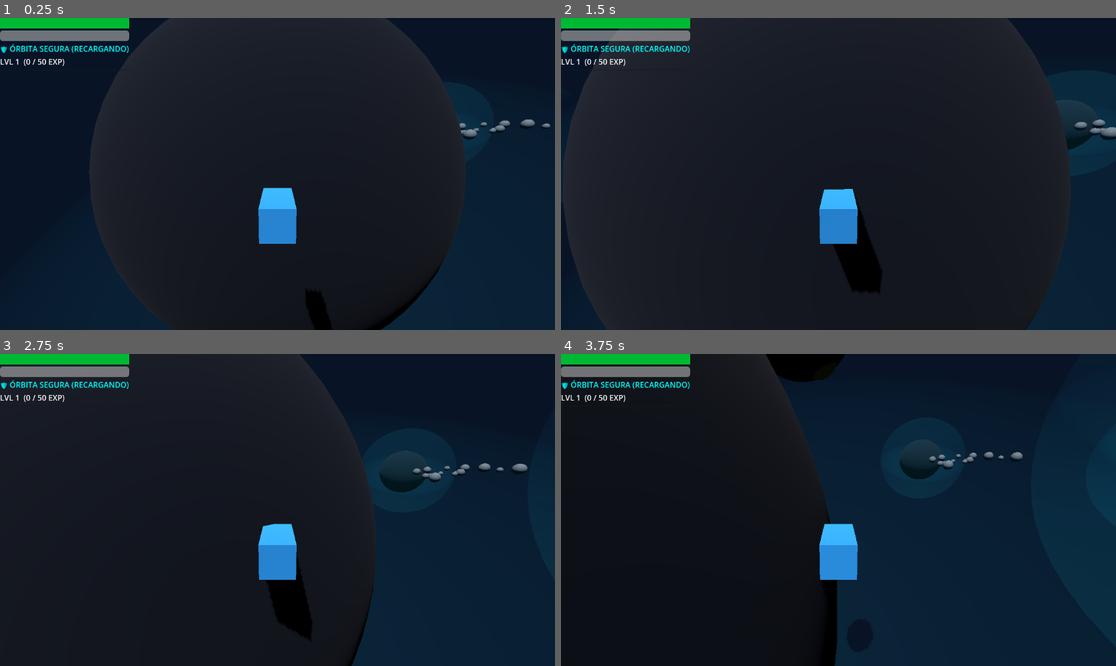
Above: before the commit, frames 1-4 (two rows, left to right).
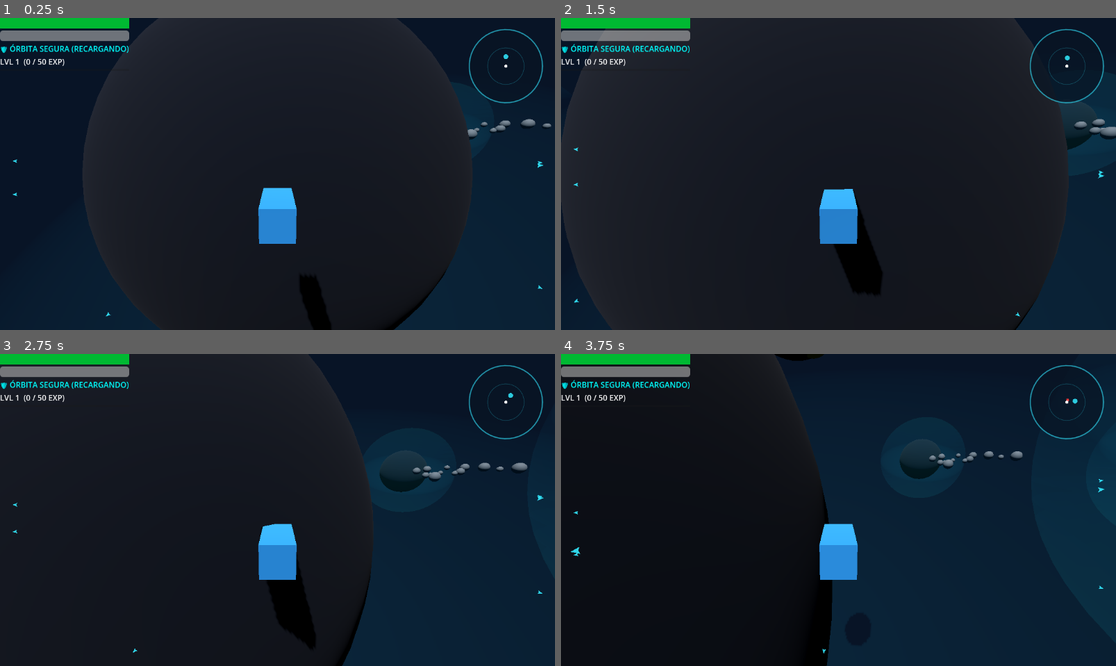
Above: after the commit, the same moments.

Repository: xlblitlx/Desarrollo_de_videojuegos
Game: Godot game, scene res://Demo_Orbital.tscn
Two runs of this game, one before a commit and one after it. Both use one fixed random seed, a clock stepped at 60 frames per second and the inputs below.
Inputs (mouse positions are in pixels of both pictures, inside the frame that each line leads up to):
- Up to frame 1 (0.25 s): no input
- Up to frame 2 (1.5 s): tap Enter (ui_accept) at 0.5, 0.77 s; move the mouse to (866, 174) at 0.52 s; hold T 0.53-1.28 s; hold W (up) from 0.53 s (still down); move the mouse to (810, 174) at 1.27 s; tap T at 1.35 s
- Up to frame 3 (2.75 s): keep holding W (up); tap Enter (ui_accept) at 1.52 s; move the mouse to (288, 503) at 2.02 s; hold T from 2.03 s (still down)
- Up to frame 4 (3.75 s): keep holding W (up); move the mouse to (832, 516) at 2.77 s; release T at 2.78 s; tap T at 2.85 s; tap Enter (ui_accept) at 3.02 s; move the mouse to (877, 513) at 3.52 s; hold T from 3.53 s (still down)

The runs differ from the first frame. In frame 1, 1.9% of the frame differs, in the area x 2-100%, y 0-100%; in frame 2, 1.2%; in frame 3, 1.0%; in frame 4, 1.6%.

Commit message:
feat(orbita-hud): gravedad con impulso de escape, indicadores de planetas y minimapa radar

Diff:
--- a/escenas/hud.tscn
+++ b/escenas/hud.tscn
@@ -1,6 +1,7 @@
 [gd_scene format=3 uid="uid://bvt5k14xpmc1s"]
 
 [ext_resource type="Script" uid="uid://d0hqu8id8ehvi" path="res://script_componentes/interfaz/hud.gd" id="1_m5lxu"]
+[ext_resource type="Script" uid="uid://u4k1kplf6k64" path="res://script_componentes/interfaz/minimapa_radar.gd" id="2_5u87e"]
 
 [sub_resource type="StyleBoxFlat" id="StyleBoxFlat_6cvi3"]
 bg_color = Color(4.3317675e-07, 0.72555566, 0.1969499, 1)
@@ -40,3 +41,25 @@
 layout_mode = 2
 theme_override_styles/fill = SubResource("StyleBoxFlat_3jq7k")
 show_percentage = false
+
+[node name="RadarPlanetas" type="Control" parent="." unique_id=451798282]
+layout_mode = 3
+anchors_preset = 15
+anchor_right = 1.0
+anchor_bottom = 1.0
+grow_horizontal = 2
+grow_vertical = 2
+mouse_filter = 2
+
+[node name="MinimapaRadar" type="Control" parent="." unique_id=1965594910]
+layout_mode = 3
+anchors_preset = 1
+anchor_left = 1.0
+anchor_right = 1.0
+offset_left = -182.0
+offset_top = 20.0
+offset_right = -22.0
+offset_bottom = 180.0
+grow_horizontal = 0
+mouse_filter = 2
+script = ExtResource("2_5u87e")
--- a/script_componentes/componentes/gestor_orbita.gd
+++ b/script_componentes/componentes/gestor_orbita.gd
@@ -70,3 +70,7 @@
 ## Devuelve true si la nave está expuesta en el espacio abierto sin protección orbital
 func esta_en_espacio_abierto() -> bool:
 	return not is_instance_valid(planeta_actual)
+
+func obtener_planeta_actual() -> Node3D:
+	# Reemplaza "planeta_actual" por el nombre real de tu variable en gestor_orbita.gd
+	return planeta_actual
--- a/script_componentes/entidades/enemigo.gd
+++ b/script_componentes/entidades/enemigo.gd
@@ -4,7 +4,7 @@
 signal destruido(posicion_global: Vector3)
 
 @export var velocidad: float = 15.0
-@export var vida: float = 40.0
+@export var vida: float = 4.0
 @export var dano_contacto: float = 10.0
 @export var intervalo_ataque: float = 1.0
 
--- a/script_componentes/entidades/jugador.gd
+++ b/script_componentes/entidades/jugador.gd
@@ -24,19 +24,21 @@
 
 @export_group("Propulsor")
 @export var energia_maxima: float = 100.0
-@export var consumo_por_segundo: float = 20.0   # ~4 segundos de propulsor continuo para viajes largos
+@export var consumo_por_segundo: float = 20.0   # ~5 segundos de propulsor continuo para viajes largos
 @export var recarga_por_segundo: float = 25.0   # Solo aplica dentro de una órbita planetaria
 @export var umbral_reactivacion: float = 15.0   # Penalización mínima si vacías el tanque por completo
 @export var consumo_soporte_vital_vacio: float = 4.5 # Consume energía pasivamente fuera de órbita (~22s)
+@export var tiempo_carga_escape: float = 1.8    # Segundos sosteniendo el propulsor para romper órbita
 
 var energia_actual: float = 100.0
 var propulsor_agotado: bool = false
 var propulsor_activo: bool = false
+var _impulso_escape: float = 0.0
+
 
 func _ready() -> void:
 	vida_actual = vida_maxima
 	energia_actual = energia_maxima
-	await get_tree().process_frame
 	vida_cambiada.emit(vida_actual, vida_maxima)
 
 
@@ -46,6 +48,7 @@
 
 	_procesar_input_propulsion(delta)
 	_procesar_movimiento(delta)
+	_procesar_gravedad_orbital(delta)
 	move_and_slide()
 
 	if gestor_orbita:
@@ -58,6 +61,7 @@
 	propulsor_cambiado.emit(energia_actual, energia_maxima, propulsor_agotado)
 	if gestor_orbita:
 		estado_orbita_cambiado.emit(gestor_orbita.esta_en_espacio_abierto())
+
 
 ## Punto único de entrada para recibir daño (enemigos, radiación o asteroides)
 func recibir_dano(cantidad: float) -> void:
@@ -77,6 +81,7 @@
 func _procesar_peligro_vacio(delta: float) -> void:
 	if gestor_orbita and gestor_orbita.esta_en_espacio_abierto() and energia_actual <= 0.0:
 		recibir_dano(dano_espacio_abierto * delta)
+
 
 ## Controla la activación y desactivación de propulsores interplanetarios
 func _procesar_input_propulsion(delta: float) -> void:
@@ -98,6 +103,7 @@
 
 	if energia_actual <= 0.0:
 		propulsor_agotado = true
+
 
 ## Mantiene la lógica original de movimiento según el CamaraPivot
 func _procesar_movimiento(delta: float) -> void:
@@ -123,3 +129,29 @@
 	if mesh and direction != Vector3.ZERO:
 		var target_basis := Basis.looking_at(direction, Vector3.UP)
 		mesh.global_transform.basis = mesh.global_transform.basis.slerp(target_basis, rotation_speed * delta)
+
+
+## Aplica atracción gravitacional y exige acumular empuje para escapar de la órbita
+func _procesar_gravedad_orbital(delta: float) -> void:
+	if gestor_orbita == null or gestor_orbita.esta_en_espacio_abierto():
+		_impulso_escape = 0.0
+		return
+
+	var planeta: Node3D = gestor_orbita.obtener_planeta_actual() as Node3D
+	if not is_instance_valid(planeta) or not planeta.has_method("calcular_atraccion_sobre"):
+		return
+
+	if propulsor_activo and not propulsor_agotado:
+		_impulso_escape = minf(_impulso_escape + (delta / maxf(tiempo_carga_escape, 0.1)), 1.0)
+	else:
+		_impulso_escape = maxf(_impulso_escape - delta * 1.5, 0.0)
+
+	# Restringe la velocidad radial de salida hasta que el propulsor reúna suficiente empuje
+	var dir_salida := (global_position - planeta.global_position).normalized()
+	var vel_radial := velocity.dot(dir_salida)
+	if vel_radial > 0.0:
+		var tope_salida := lerpf(8.0, velocidad_propulsion, _impulso_escape * _impulso_escape)
+		if vel_radial > tope_salida:
+			velocity -= dir_salida * (vel_radial - tope_salida)
+
+	velocity += planeta.calcular_atraccion_sobre(global_position, velocity, _impulso_escape) * delta
--- a/script_componentes/entorno/planeta.gd
+++ b/script_componentes/entorno/planeta.gd
@@ -2,6 +2,30 @@
 
 
 @onready var zona_orbita: Area3D = $ZonaOrbita
+
+@export_group("Gravedad Orbital")
+@export var fuerza_gravedad: float = 65.0
+@export var radio_nucleo_seguro: float = 16.0
+@export var radio_orbita_referencia: float = 45.0
+@export var multiplicador_escape: float = 2.1
+
+func calcular_atraccion_sobre(pos_nave: Vector3, vel_nave: Vector3, impulso_escape: float = 0.0) -> Vector3:
+	var hacia_centro := global_position - pos_nave
+	var distancia := hacia_centro.length()
+
+	if distancia <= radio_nucleo_seguro or distancia < 0.01:
+		return Vector3.ZERO
+
+	var dir_centro := hacia_centro / distancia
+	var factor_cercania := clampf(1.0 - ((distancia - radio_nucleo_seguro) / maxf(radio_orbita_referencia - radio_nucleo_seguro, 1.0)), 0.0, 1.0)
+	var fuerza := fuerza_gravedad * (1.0 + factor_cercania * 0.85)
+
+	# Si intenta salir hacia afuera, la gravedad resiste según cuánto impulso haya acumulado
+	if vel_nave.dot(dir_centro) < 0.0:
+		var resistencia := lerpf(multiplicador_escape, 0.45, clampf(impulso_escape, 0.0, 1.0))
+		fuerza *= resistencia
+
+	return dir_centro * fuerza
 
 func _ready() -> void:
 	# Agrega este planeta al grupo global para búsquedas de respaldo
--- a/script_componentes/interfaz/hud.gd
+++ b/script_componentes/interfaz/hud.gd
@@ -8,6 +8,109 @@
 @onready var barra_experiencia: ProgressBar = find_child("BarraExperiencia") as ProgressBar
 
 var _sin_energia: bool = false
+
+@onready var radar_planetas: Control = get_node_or_null("RadarPlanetas")
+
+var _indicadores_planetas: Dictionary = {} # { instance_id: Control }
+var _cache_planetas: Array[Node] = []
+var _timer_refresco_planetas: float = 0.0
+
+
+func _process(delta: float) -> void:
+	_actualizar_radar_planetas(delta)
+
+
+func _actualizar_radar_planetas(delta: float) -> void:
+	if radar_planetas == null:
+		return
+
+	var camara := get_viewport().get_camera_3d()
+	if camara == null:
+		return
+
+	# Refresca la lista de planetas cada 1.0 s en lugar de buscar en el árbol cada frame
+	_timer_refresco_planetas -= delta
+	if _timer_refresco_planetas <= 0.0 or _cache_planetas.is_empty():
+		_cache_planetas = get_tree().get_nodes_in_group("planetas")
+		_timer_refresco_planetas = 1.0
+
+	var tam_pantalla := get_viewport().get_visible_rect().size
+	var centro := tam_pantalla * 0.5
+	var margen := 32.0
+	var rect_pantalla := Rect2(Vector2.ZERO, tam_pantalla)
+
+	# Limpia indicadores de planetas que ya no existan
+	var ids_activos: Dictionary = {}
+
+	for nodo in _cache_planetas:
+		var planeta := nodo as Node3D
+		if not is_instance_valid(planeta):
+			continue
+
+		var id := planeta.get_instance_id()
+		ids_activos[id] = true
+
+		if not _indicadores_planetas.has(id):
+			_indicadores_planetas[id] = _crear_indicador_planeta()
+
+		var indicador: Control = _indicadores_planetas[id]
+
+		# Si el planeta está detrás de la cámara, invierte la proyección para apuntar hacia atrás
+		var detras_camara := camara.is_position_behind(planeta.global_position)
+		var pos_2d := camara.unproject_position(planeta.global_position)
+		if detras_camara:
+			pos_2d = tam_pantalla - pos_2d
+
+		var visible_en_pantalla := not detras_camara and rect_pantalla.has_point(pos_2d)
+		indicador.visible = not visible_en_pantalla
+
+		if indicador.visible:
+			var dir := (pos_2d - centro).normalized()
+			if dir == Vector2.ZERO:
+				dir = Vector2.UP
+
+			var limite_x := centro.x - margen
+			var limite_y := centro.y - margen
+			var escala_x := absf(limite_x / dir.x) if absf(dir.x) > 0.001 else 99999.0
+			var escala_y := absf(limite_y / dir.y) if absf(dir.y) > 0.001 else 99999.0
+			var pos_borde := centro + dir * minf(escala_x, escala_y)
+
+			# Escala ligeramente el marcador según cercanía (más grande = planeta más cercano)
+			var dist_3d := camara.global_position.distance_to(planeta.global_position)
+			var factor_escala := clampf(1.35 - (dist_3d / 350.0), 0.65, 1.35)
+			indicador.scale = Vector2.ONE * factor_escala
+			indicador.position = pos_borde - indicador.pivot_offset
+			indicador.rotation = dir.angle()
+
+	# Elimina marcadores huérfanos si se regenera el mapa
+	for id_guardado in _indicadores_planetas.keys():
+		if not ids_activos.has(id_guardado):
+			var viejo: Control = _indicadores_planetas[id_guardado]
+			if is_instance_valid(viejo):
+				viejo.queue_free()
+			_indicadores_planetas.erase(id_guardado)
+
+
+func _crear_indicador_planeta() -> Control:
+	# Dibuja un rombo/flecha cian ligero sin depender de texturas externas
+	var marcador := Polygon2D.new()
+	marcador.polygon = PackedVector2Array([
+		Vector2(10, 0),
+		Vector2(-6, -6),
+		Vector2(-3, 0),
+		Vector2(-6, 6)
+	])
+	marcador.color = Color(0.2, 0.92, 1.0, 0.9)
+
+	var contenedor := Control.new()
+	contenedor.size = Vector2(20, 20)
+	contenedor.pivot_offset = Vector2(10, 10)
+	contenedor.mouse_filter = Control.MOUSE_FILTER_IGNORE
+	contenedor.add_child(marcador)
+	marcador.position = Vector2(10, 10)
+
+	radar_planetas.add_child(contenedor)
+	return contenedor
 
 func actualizar_vida(actual: float, maxima: float) -> void:
 	if not is_node_ready():
--- /dev/null
+++ b/script_componentes/interfaz/minimapa_radar.gd
@@ -0,0 +1,101 @@
+class_name MinimapaRadar
+extends Control
+
+@export var rango_deteccion: float = 110.0 # Metros en el mundo 3D que abarca el radio del radar
+@export var rotar_con_camara: bool = true  # True = "arriba" en el radar es hacia donde mira la cámara
+
+@export_group("Colores")
+@export var color_fondo: Color = Color(0.03, 0.08, 0.14, 0.72)
+@export var color_borde: Color = Color(0.2, 0.9, 1.0, 0.65)
+@export var color_jugador: Color = Color(1.0, 1.0, 1.0, 0.95)
+@export var color_enemigo: Color = Color(1.0, 0.25, 0.25, 0.95)
+@export var color_planeta: Color = Color(0.2, 0.92, 1.0, 0.85)
+
+var _jugador: Node3D = null
+var _puntos_enemigos: PackedVector2Array = PackedVector2Array()
+var _puntos_planetas: PackedVector2Array = PackedVector2Array()
+var _timer_actualizacion: float = 0.0
+
+
+func _process(delta: float) -> void:
+	# Actualiza posiciones a 20 Hz (cada 0.05 s): visualmente fluido y costo casi cero en CPU
+	_timer_actualizacion -= delta
+	if _timer_actualizacion <= 0.0:
+		_timer_actualizacion = 0.05
+		_recopilar_contactos()
+		queue_redraw()
+
+
+func _recopilar_contactos() -> void:
+	_puntos_enemigos.clear()
+	_puntos_planetas.clear()
+
+	if not is_instance_valid(_jugador):
+		_jugador = get_tree().get_first_node_in_group("jugador") as Node3D
+		if _jugador == null:
+			return
+
+	var radio_ui := minf(size.x, size.y) * 0.5 - 6.0
+	var origen := _jugador.global_position
+
+	# Ángulo de referencia según la cámara o el mundo
+	var angulo_cam := 0.0
+	if rotar_con_camara:
+		var cam := get_viewport().get_camera_3d()
+		if cam:
+			var frente_cam := -cam.global_transform.basis.z
+			angulo_cam = atan2(frente_cam.x, frente_cam.z)
+
+	# 1. Enemigos cercanos (en grupo "enemigos")
+	for nodo in get_tree().get_nodes_in_group("enemigos"):
+		var enemigo := nodo as Node3D
+		if not is_instance_valid(enemigo):
+			continue
+		var pos_radar := _proyectar_a_radar(enemigo.global_position - origen, radio_ui, angulo_cam)
+		if pos_radar != Vector2.INF:
+			_puntos_enemigos.append(pos_radar)
+
+	# 2. Planetas cercanos (en grupo "planetas")
+	for nodo in get_tree().get_nodes_in_group("planetas"):
+		var planeta := nodo as Node3D
+		if not is_instance_valid(planeta):
+			continue
+		var pos_radar := _proyectar_a_radar(planeta.global_position - origen, radio_ui, angulo_cam)
+		if pos_radar != Vector2.INF:
+			_puntos_planetas.append(pos_radar)
+
+
+func _proyectar_a_radar(delta_3d: Vector3, radio_ui: float, angulo_cam: float) -> Vector2:
+	# Usa plano XZ (ajusta a Vector2(delta_3d.x, -delta_3d.y) si tu juego es en plano XY)
+	var plano := Vector2(delta_3d.x, delta_3d.z)
+	var dist := plano.length()
+	if dist > rango_deteccion:
+		return Vector2.INF
+
+	if rotar_con_camara:
+		# Orienta para que el frente de la cámara quede arriba (-Y en UI)
+		plano = plano.rotated(angulo_cam - PI)
+		plano.x = -plano.x
+
+	return (plano / rango_deteccion) * radio_ui
+
+
+func _draw() -> void:
+	var centro := size * 0.5
+	var radio := minf(size.x, size.y) * 0.5 - 4.0
+
+	# Fondo circular y anillos de radar
+	draw_circle(centro, radio, color_fondo)
+	draw_arc(centro, radio, 0.0, TAU, 48, color_borde, 2.0, true)
+	draw_arc(centro, radio * 0.5, 0.0, TAU, 36, Color(color_borde.r, color_borde.g, color_borde.b, 0.25), 1.0, true)
+
+	# Planetas dentro del rango (círculos cian)
+	for p in _puntos_planetas:
+		draw_circle(centro + p, 5.0, color_planeta)
+
+	# Enemigos dentro del rango (puntos rojos)
+	for e in _puntos_enemigos:
+		draw_circle(centro + e, 3.0, color_enemigo)
+
+	# Nave del jugador en el centro
+	draw_circle(centro, 3.5, color_jugador)
Not shown, added: script_componentes/interfaz/minimapa_radar.gd.uid
